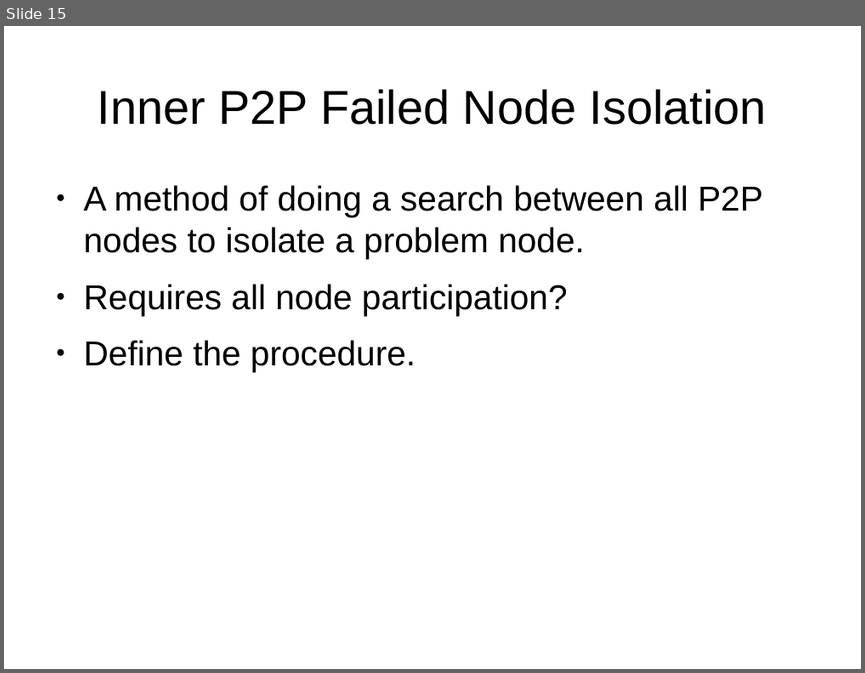
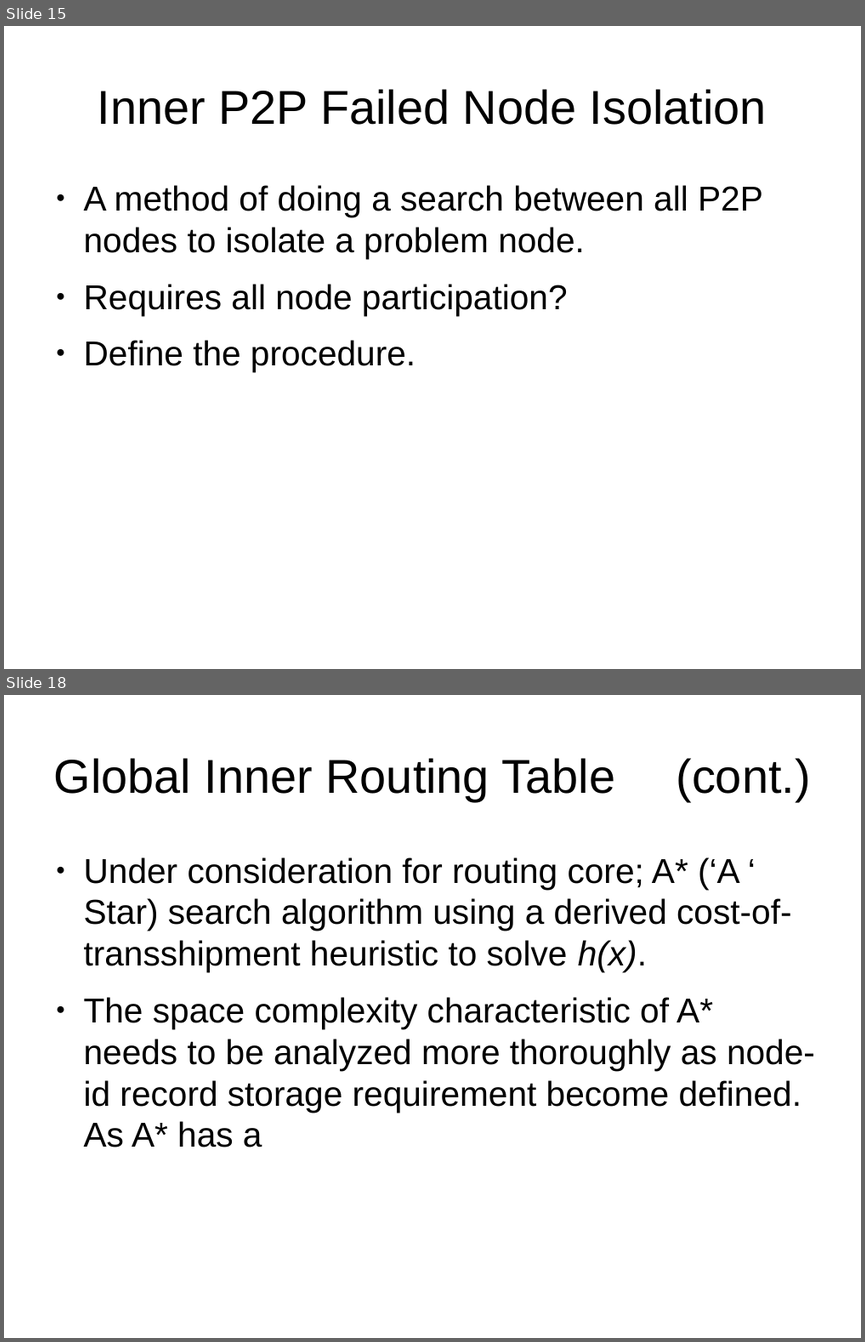
Before and after one commit to 8bitgeek/hive, a slide deck: docs/hive-slides.odp. Shown one above the other, each under a label of ours: slide 15 before the commit, slides 15 and 18 after it; the slides between them are not shown. The pictures are 865x673 and 865x1342 pixels, drawn with LibreOffice and Linux fonts; fonts in the diff are those of the drawing; background and template pictures are left out. Boxes give left, top, right and bottom in pixels: in the first picture for what was removed or moved away, otherwise in the second. Text is boxed around its words. In the diff, an @@ line names an element or a change of style, - is before the commit and + after.

```diff
--- a/docs/hive-slides.odp
+++ b/docs/hive-slides.odp
@@ slide 18 added at <box>4,695,861,1338</box>, background #FFFFFF @@
@@ title added at <box>54,758,810,801</box>, 44 pt, text #000000 @@
+Global Inner Routing Table (cont.)
@@ text added at <box>84,857,815,1147</box>, 32 pt, text #000000 @@
+● Under consideration for routing core; A* (‘A ‘ Star) search algorithm using a derived cost-of-transshipment heuristic to solve h(x).
+● The space complexity characteristic of A* needs to be analyzed more thoroughly as node-id record storage requirement become defined. As A* has a
```
Also in this commit, not shown: 2 slides changed, 3 other slides added.
